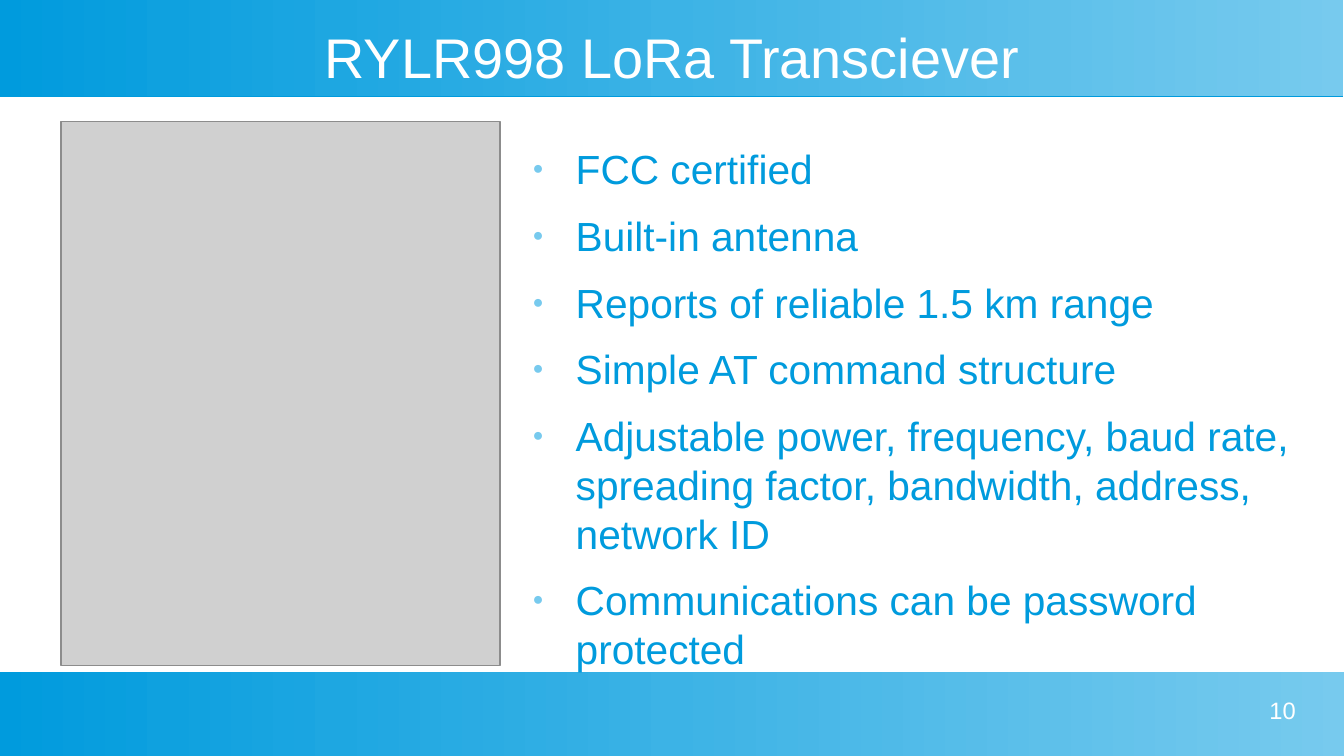
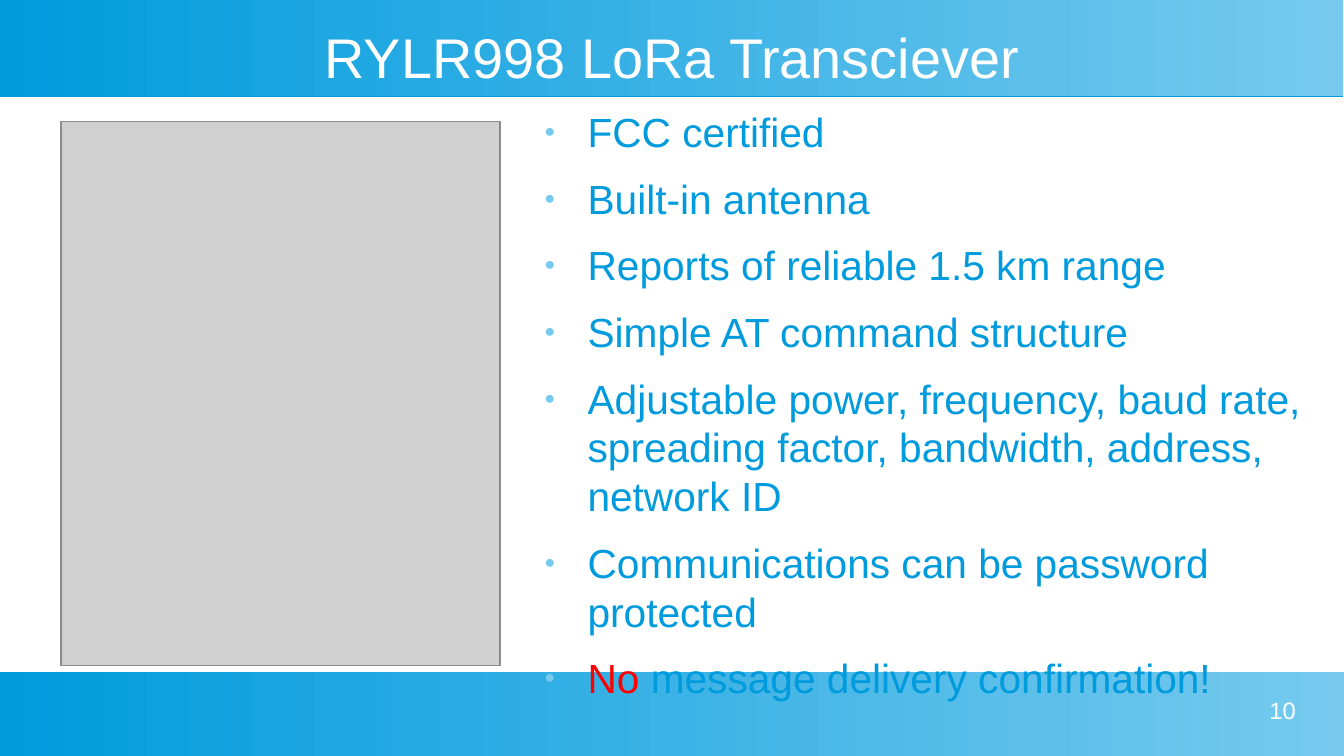
Before and after one commit to buteomont/Delivery-Box-Reporter-LoRa, a slide deck: slide 10 of resources/Presentation/Delivery Box Presentation.odp. Drawn at 1344x756 pixels with LibreOffice and Linux fonts; fonts in the diff are those of the drawing; grey boxes stand for pictures. Boxes give left, top, right and bottom in pixels: in the first picture for what was removed or moved away, otherwise in the second. Text is boxed around its words. In the diff, an @@ line names an element or a change of style, - is before the commit and + after.

```diff
--- a/resources/Presentation/Delivery Box Presentation.odp
+++ b/resources/Presentation/Delivery Box Presentation.odp
@@ text "FCC certified": place and size @@
-text "FCC certified" at (576,154,1288,672)
+text "FCC certified" at (588,117,1300,701)
@@ text at (588,661,1211,701): paragraph added @@
+● No message delivery confirmation!
```
Also in this commit, not shown: 2 other files.
